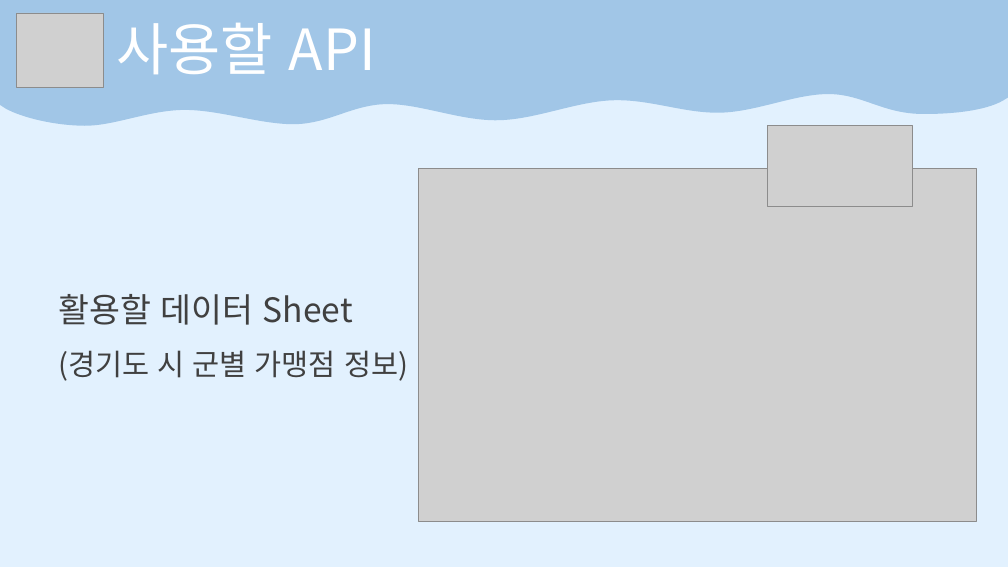
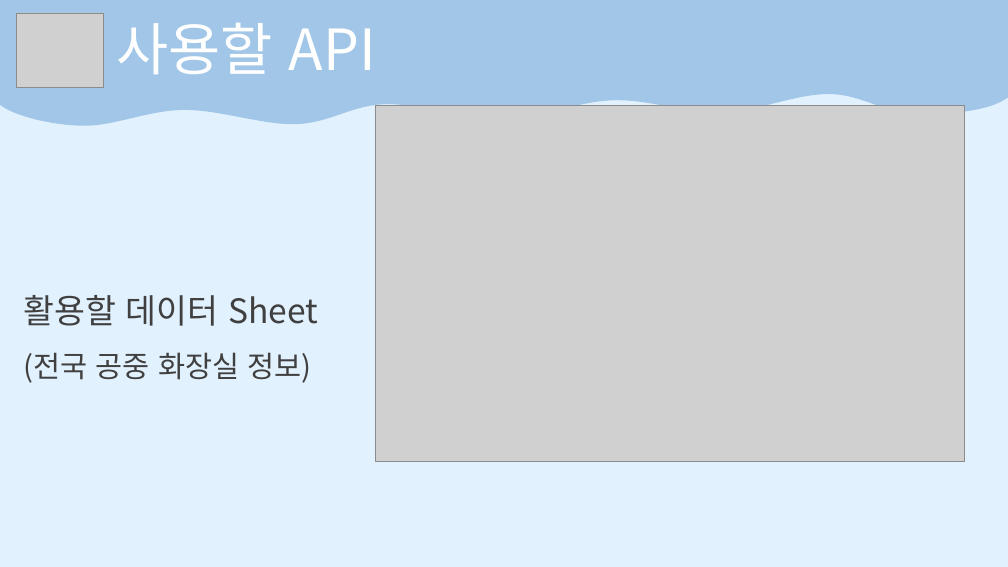
Before and after one commit to HongMyengJin/scriptlang, a slide deck: slide 5 of TermProject/Term기획최종.pptx. Drawn at 1008x567 pixels with LibreOffice and Linux fonts; fonts in the diff are those of the drawing; grey boxes stand for pictures. Boxes give left, top, right and bottom in pixels: in the first picture for what was removed or moved away, otherwise in the second. Text is boxed around its words. In the diff, an @@ line names an element or a change of style, - is before the commit and + after.

```diff
--- a/TermProject/Term기획최종.pptx
+++ b/TermProject/Term기획최종.pptx
@@ picture: place and size @@
-picture at [418, 169, 976, 522]
+picture at [376, 106, 965, 462]
@@ picture removed at [768, 126, 913, 206] @@
@@ text "활용할 데이터 Sheet": place and size @@
-text "활용할 데이터 Sheet" at [58, 294, 408, 381]
+text "활용할 데이터 Sheet" at [24, 295, 318, 383]
@@ text at [24, 352, 311, 383]: text changed @@
-(경기도 시 군별 가맹점 정보)
+(전국 공중 화장실 정보)
```
Also in this commit, not shown: 5 other slides changed, 4 other files.
